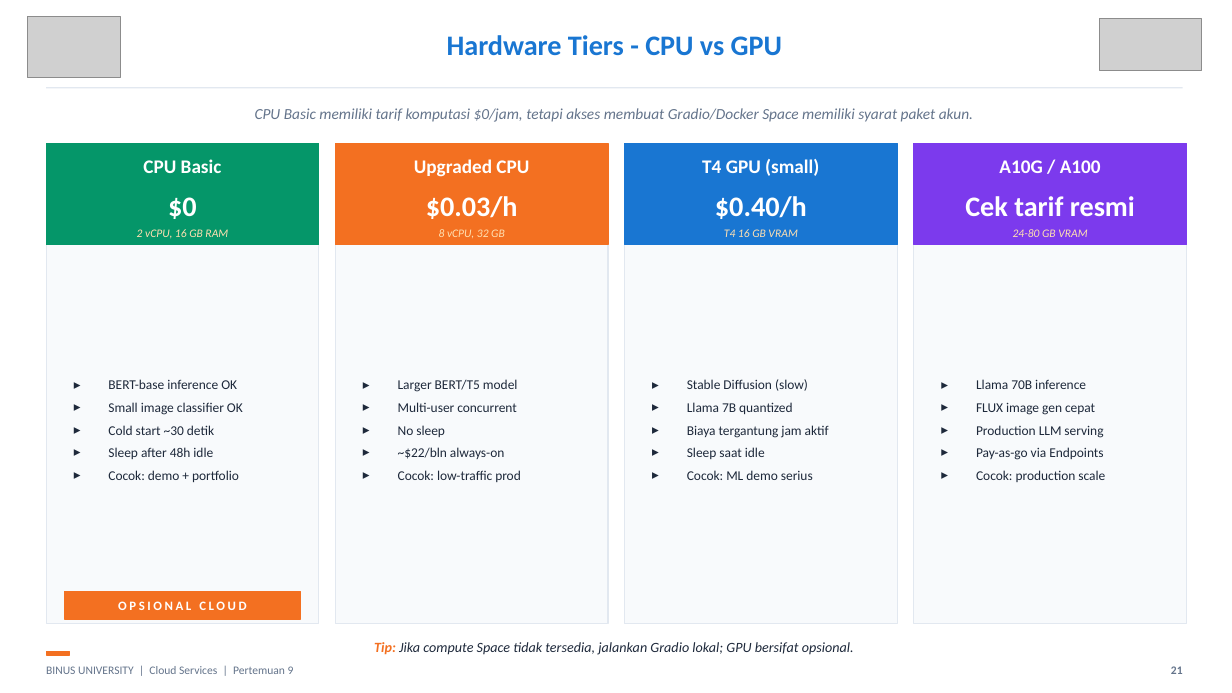
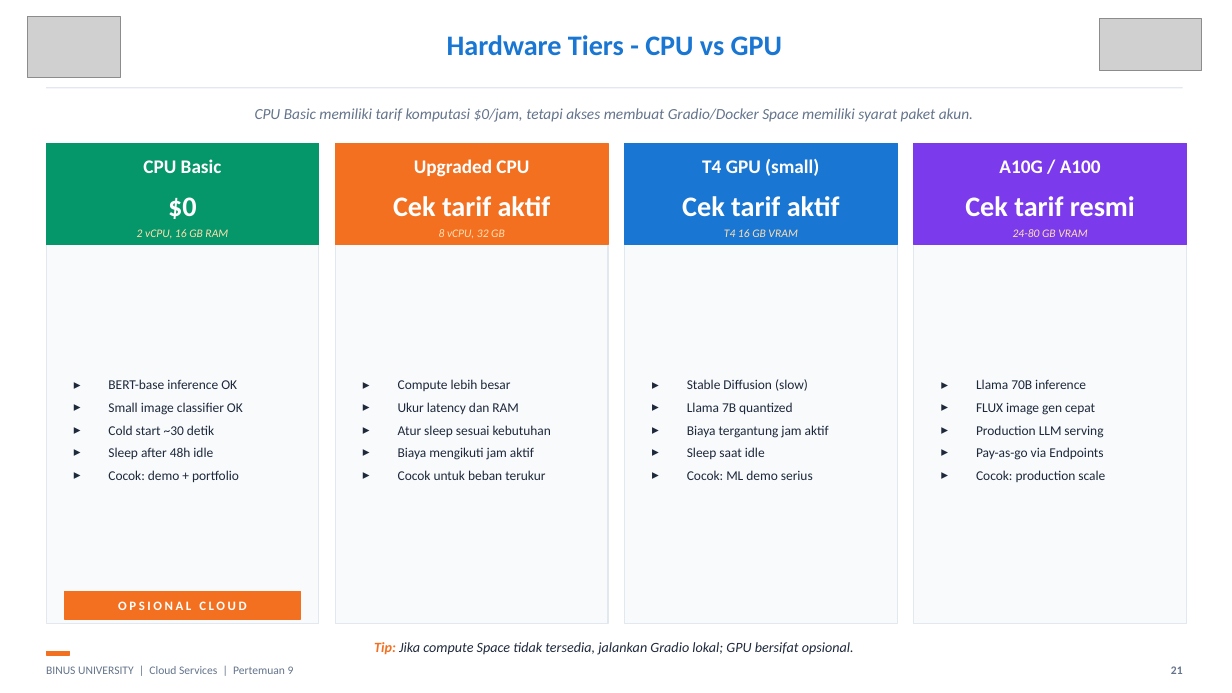
Before and after one commit to SeedFlora/meet9CloudService, a slide deck: slide 21 of slides/Teori_Pertemuan_09.pptx. Drawn at 1232x693 pixels with LibreOffice and Linux fonts; fonts in the diff are those of the drawing; grey boxes stand for pictures. Boxes give left, top, right and bottom in pixels: in the first picture for what was removed or moved away, otherwise in the second. Text is boxed around its words. In the diff, an @@ line names an element or a change of style, - is before the commit and + after.

```diff
--- a/slides/Teori_Pertemuan_09.pptx
+++ b/slides/Teori_Pertemuan_09.pptx
@@ text at [393,196,551,216]: text changed @@
-$0.03/h
+Cek tarif aktif
@@ text at [682,196,840,217]: text changed @@
-$0.40/h
+Cek tarif aktif
@@ text at [398,379,551,480]: text changed @@
-▸ Larger BERT/T5 model
-▸ Multi-user concurrent
-▸ No sleep
-▸ ~$22/bln always-on
-▸ Cocok: low-traffic prod
+▸ Compute lebih besar
+▸ Ukur latency dan RAM
+▸ Atur sleep sesuai kebutuhan
+▸ Biaya mengikuti jam aktif
+▸ Cocok untuk beban terukur
```
Also in this commit, not shown: 7 other slides changed, 5 other files.
